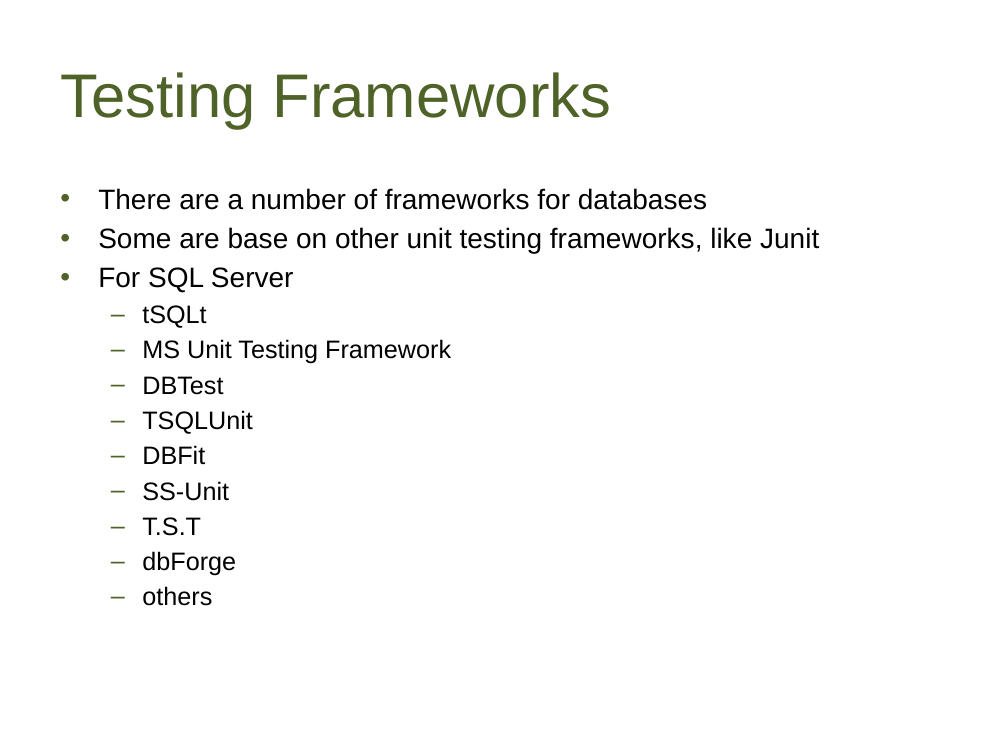
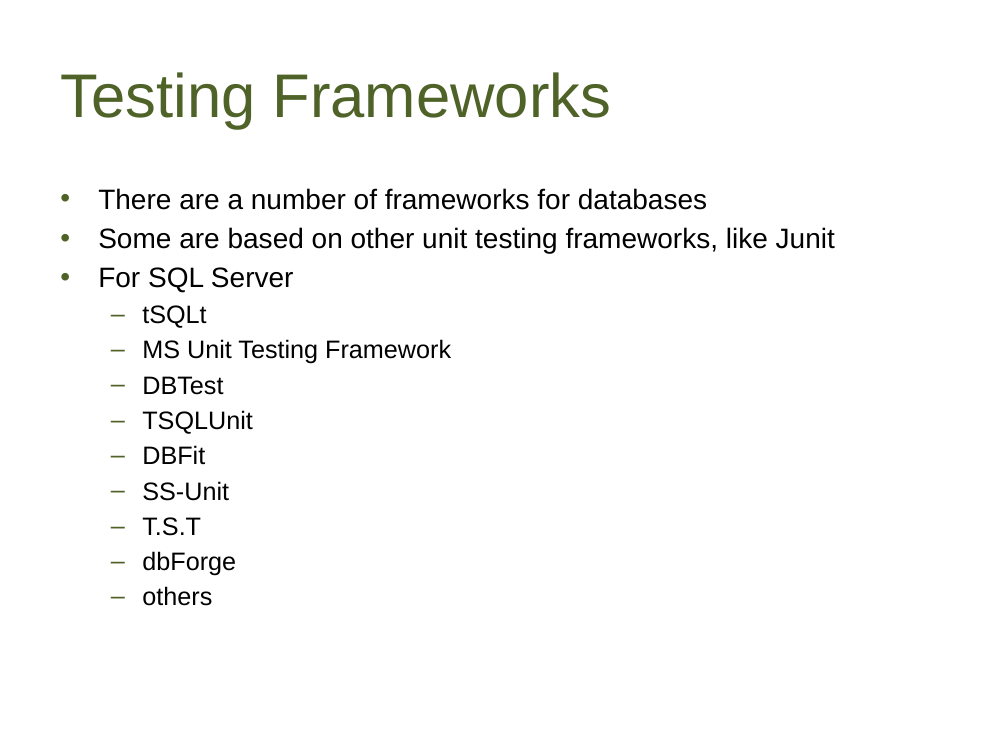
Before and after one commit to way0utwest/UnitTestingTSQL, a slide deck: slide 15 of UnitTestingTSQL.pptx. Drawn at 1008x756 pixels with LibreOffice and Linux fonts; fonts in the diff are those of the drawing; background and template pictures are left out. Boxes give left, top, right and bottom in pixels: in the first picture for what was removed or moved away, otherwise in the second. Text is boxed around its words. In the diff, an @@ line names an element or a change of style, - is before the commit and + after.

```diff
--- a/UnitTestingTSQL.pptx
+++ b/UnitTestingTSQL.pptx
@@ text at (98,227,835,253): text changed @@
-• Some are base on other unit testing frameworks, like Junit
+• Some are based on other unit testing frameworks, like Junit
```
Also in this commit, not shown: 2 other slides changed, 7 other files.
